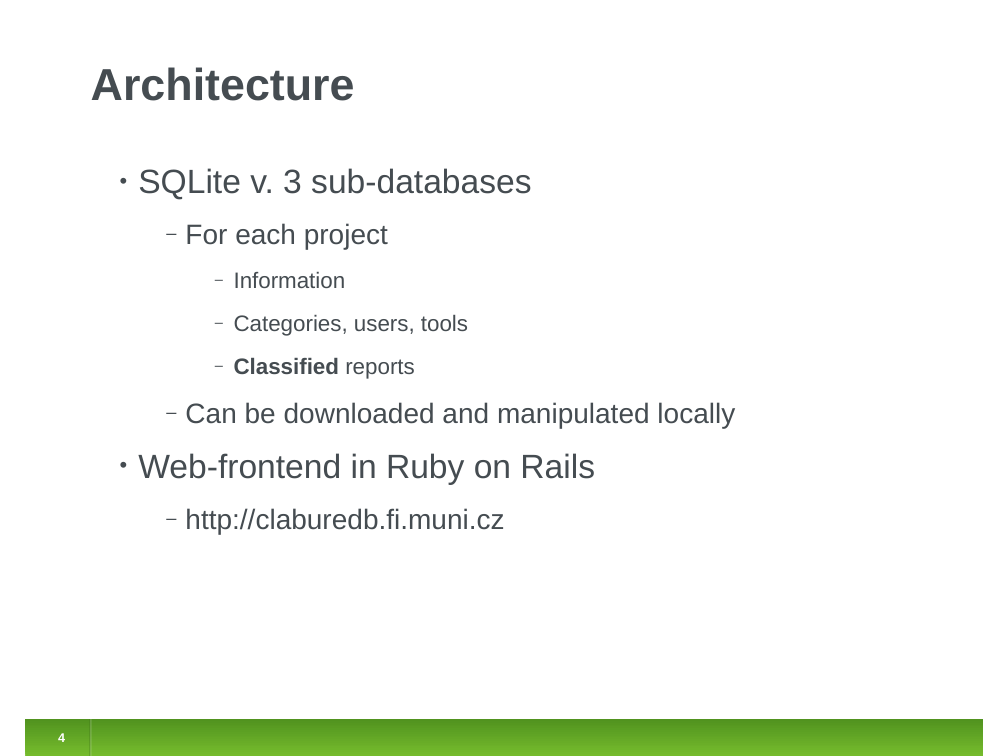
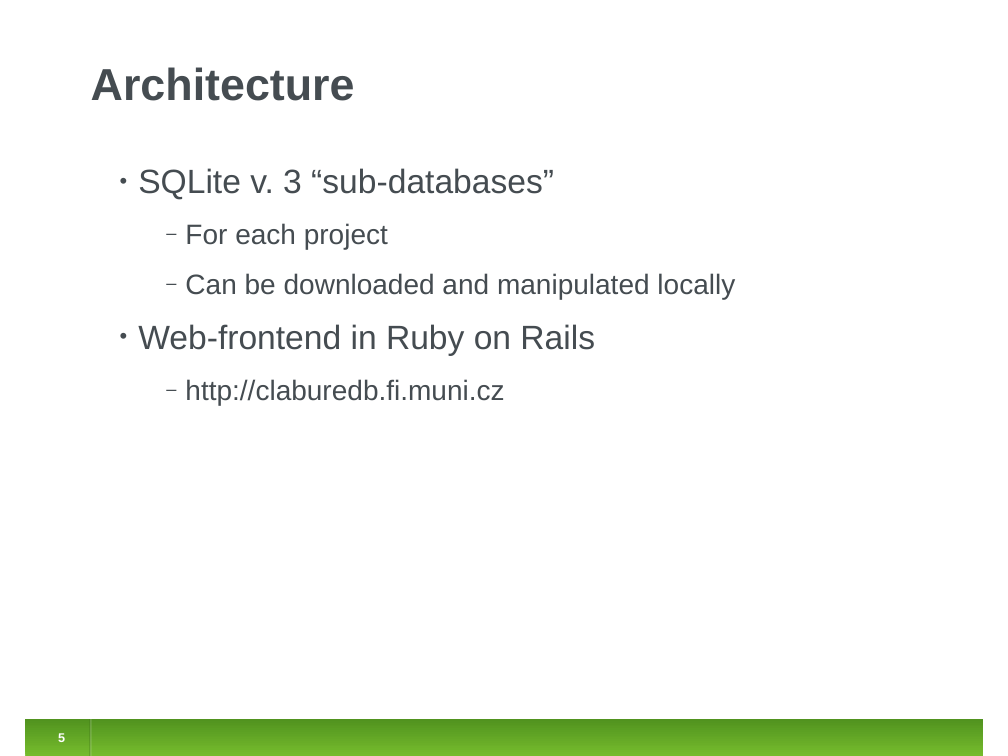
Before and after one commit to jirislaby/writings, a slide deck: slide 5 of presentations/clabure_rome/clabure.odp (slide 4 before the commit). Drawn at 1008x756 pixels with LibreOffice and Linux fonts; fonts in the diff are those of the drawing. Boxes give left, top, right and bottom in pixels: in the first picture for what was removed or moved away, otherwise in the second. Text is boxed around its words. In the diff, an @@ line names an element or a change of style, - is before the commit and + after.

```diff
--- a/presentations/clabure_rome/clabure.odp
+++ b/presentations/clabure_rome/clabure.odp
@@ text at [138,168,554,200]: text changed @@
-• SQLite v. 3 sub-databases
+• SQLite v. 3 “sub-databases”
@@ text at [234,271,468,379]: paragraphs removed @@
-    ‒ Information
-    ‒ Categories, users, tools
-    ‒ Classified reports
@@ page number at [58,733,65,742]: text changed @@
-4
+5
```
Also in this commit, not shown: 5 other slides changed, 3 slides added, 1 other file.
